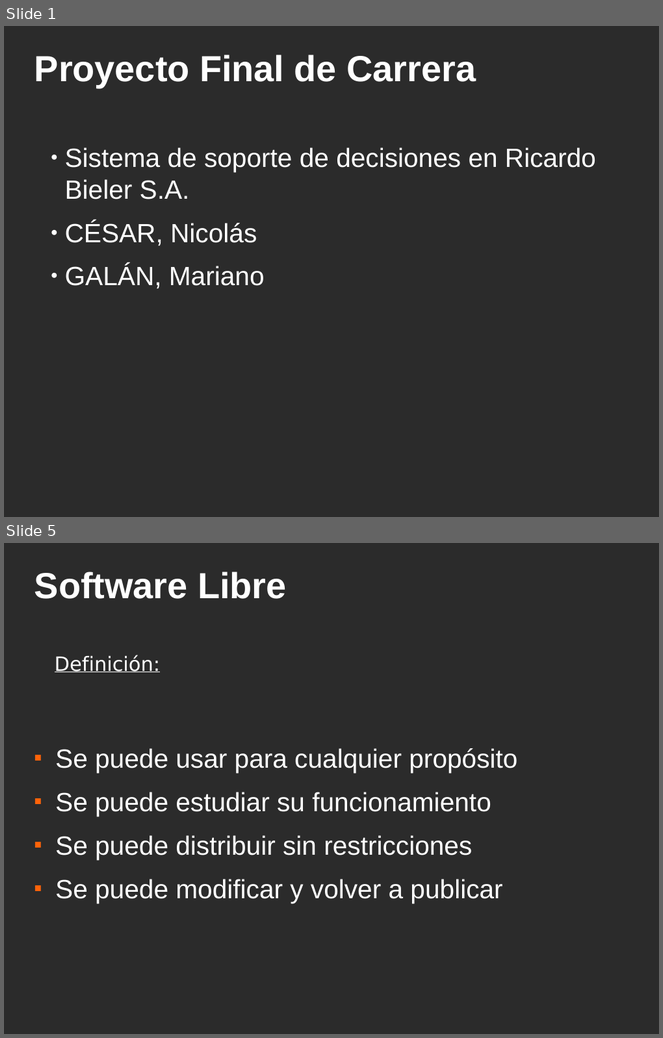
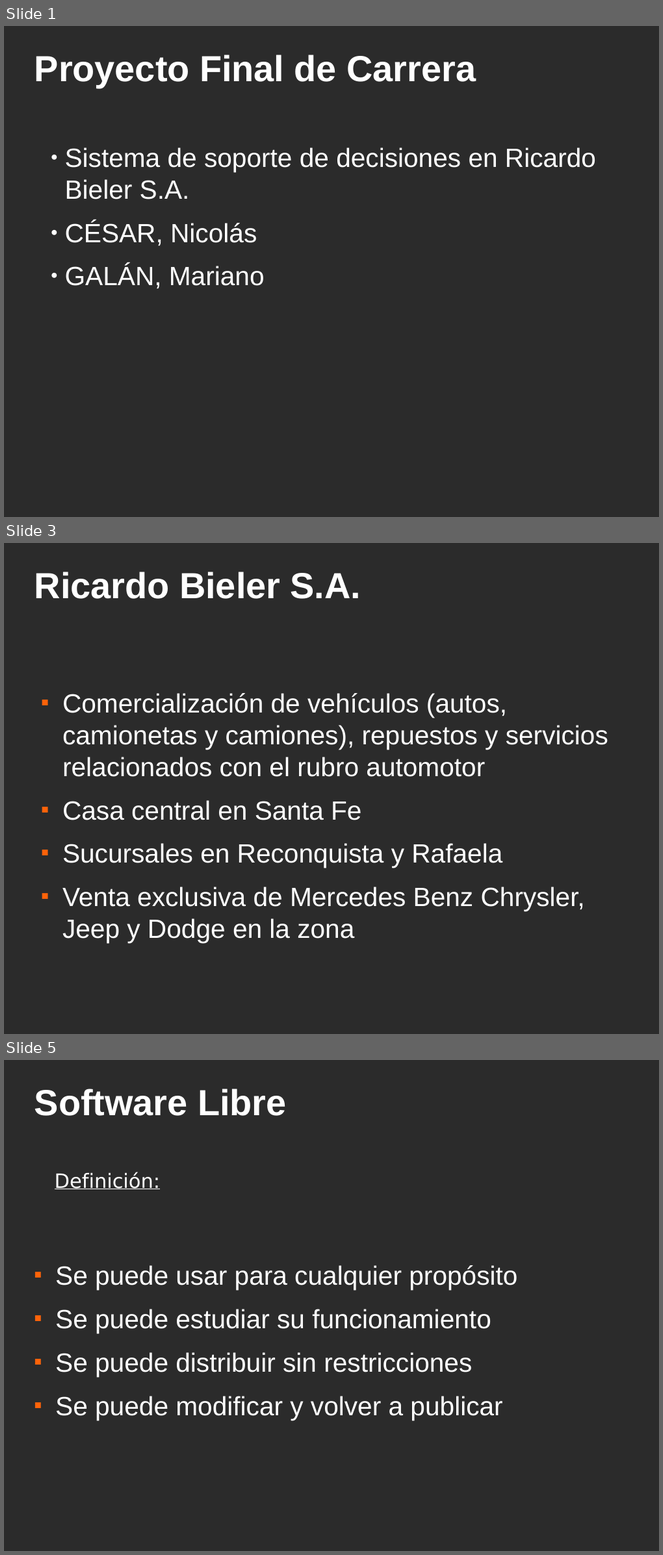
Before and after one commit to ervin45/proyectofinal, a slide deck: doc/material_para_la_catedra/presentacion_final/presentacion_final.odp. Shown one above the other, each under a label of ours: slides 1 and 5 before the commit, slides 1, 3 and 5 after it; the slides between them are not shown. The pictures are 663x1038 and 663x1555 pixels, drawn with LibreOffice and Linux fonts; fonts in the diff are those of the drawing; background and template pictures are left out; a plain dark background stands for a picture behind light text. Boxes give left, top, right and bottom in pixels: in the first picture for what was removed or moved away, otherwise in the second. Text is boxed around its words. In the diff, an @@ line names an element or a change of style, - is before the commit and + after.

```diff
--- a/doc/material_para_la_catedra/presentacion_final/presentacion_final.odp
+++ b/doc/material_para_la_catedra/presentacion_final/presentacion_final.odp
@@ slide 3 added at (4,543,659,1034), background picture (left out) @@
@@ title added at (35,572,361,599), 44 pt, text #FFFFFF, bold @@
+Ricardo Bieler S.A.
@@ text added at (62,693,608,943), 32 pt, text #FFFFFF @@
+■ Comercialización de vehículos (autos, camionetas y camiones), repuestos y servicios relacionados con el rubro automotor
+■ Casa central en Santa Fe
+■ Sucursales en Reconquista y Rafaela
+■ Venta exclusiva de Mercedes Benz Chrysler, Jeep y Dodge en la zona
```
Also in this commit, not shown: 6 slides changed, 7 other slides added, 4 slides removed.
